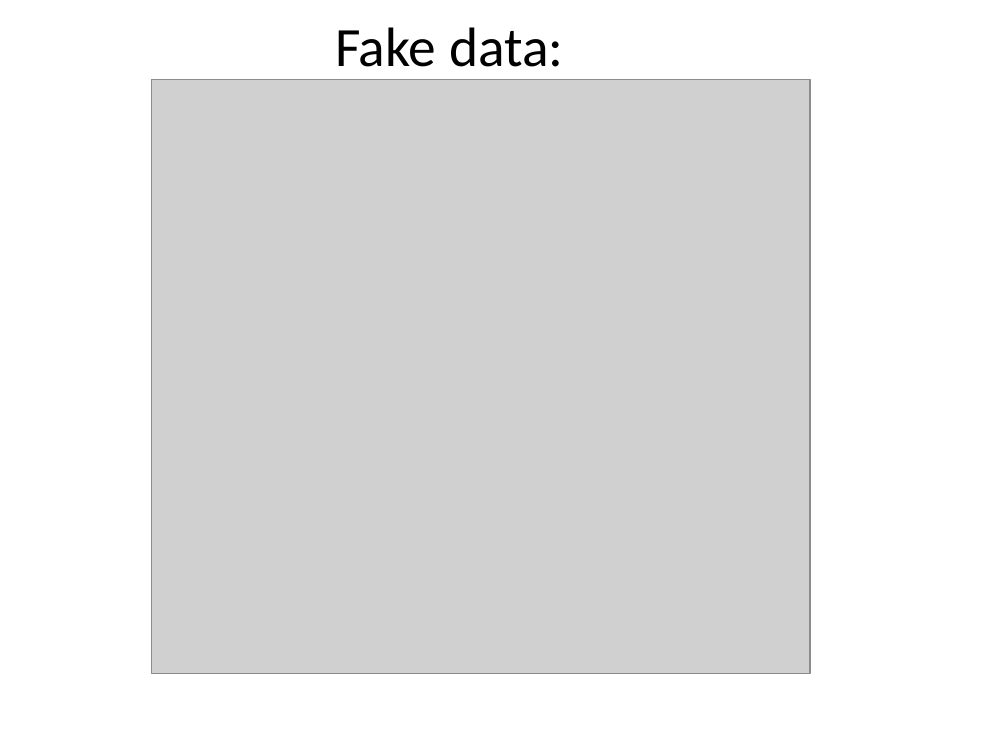
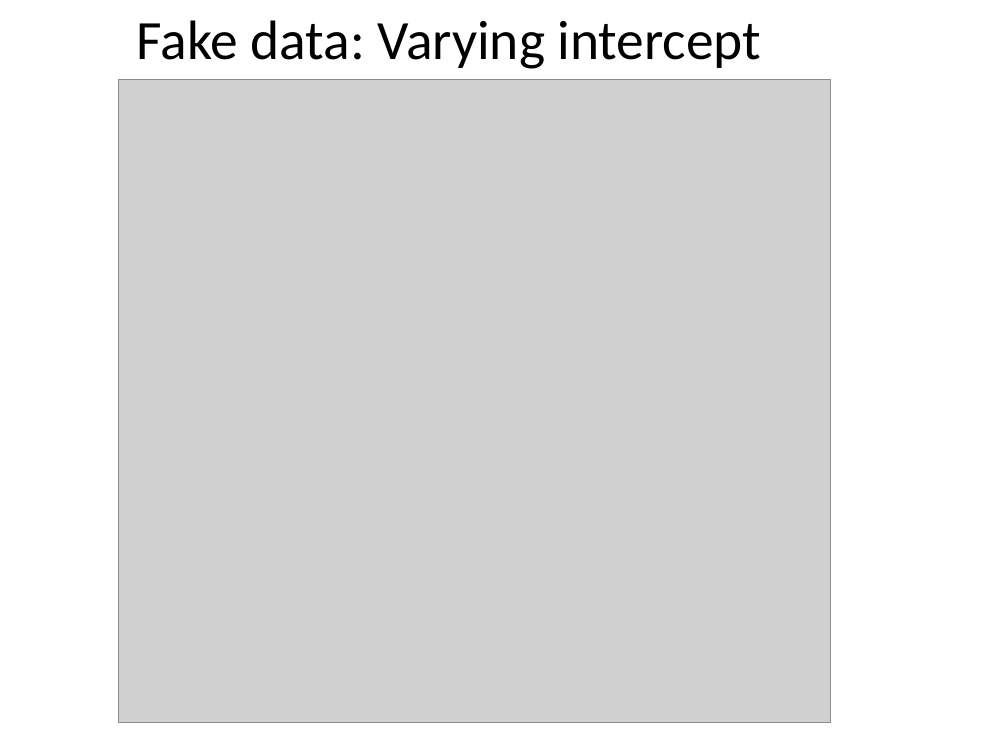
Before and after one commit to dbuona/twoohonebuds, a slide deck: slide 5 of 201update.pptx. Drawn at 1008x756 pixels with LibreOffice and Linux fonts; fonts in the diff are those of the drawing; grey boxes stand for pictures. Boxes give left, top, right and bottom in pixels: in the first picture for what was removed or moved away, otherwise in the second. Text is boxed around its words. In the diff, an @@ line names an element or a change of style, - is before the commit and + after.

Commit message:
worked more on fake data

```diff
--- a/201update.pptx
+++ b/201update.pptx
@@ title at (x1=137, y1=20, x2=762, y2=69): text changed @@
-Fake data:
+Fake data: Varying intercept
@@ picture resized from (x1=152, y1=80, x2=810, y2=673) to (x1=118, y1=80, x2=831, y2=723) @@
```
Also in this commit, not shown: 3 other slides changed, 5 slides added, 2 slides removed, 5 other files.
